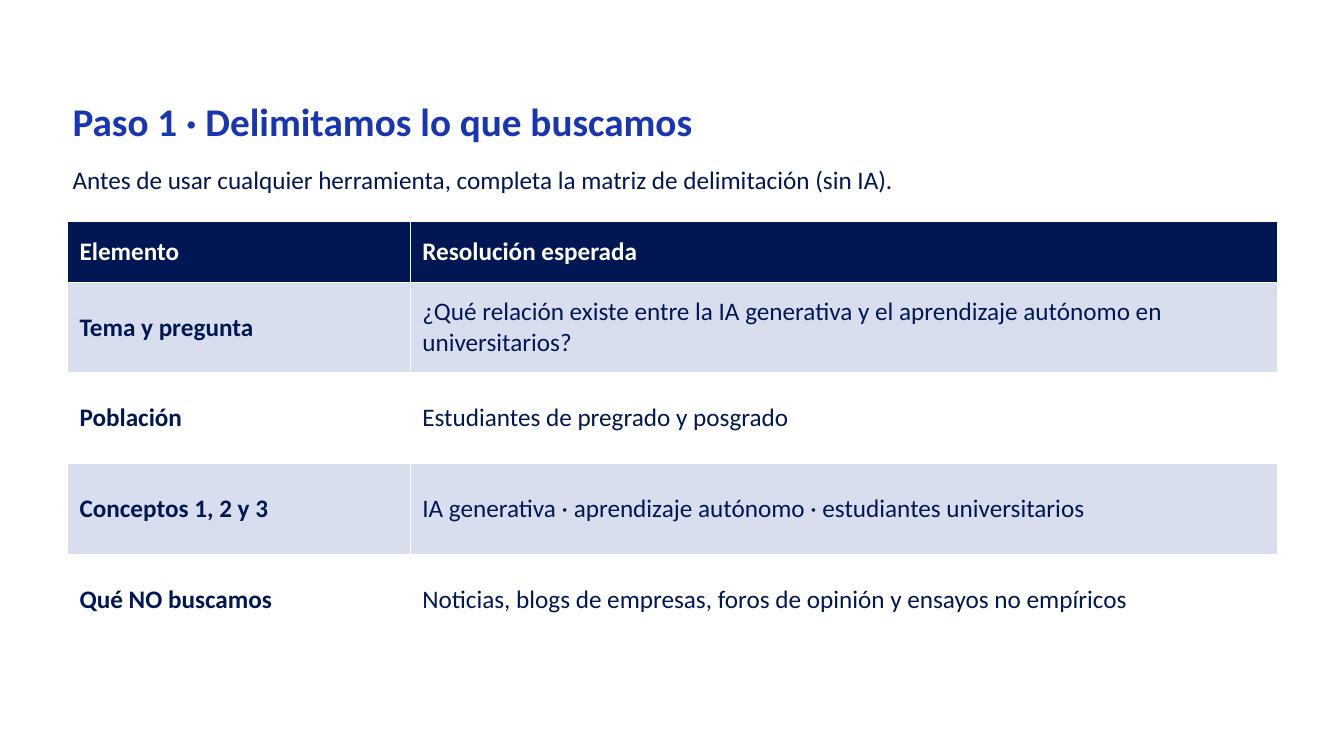
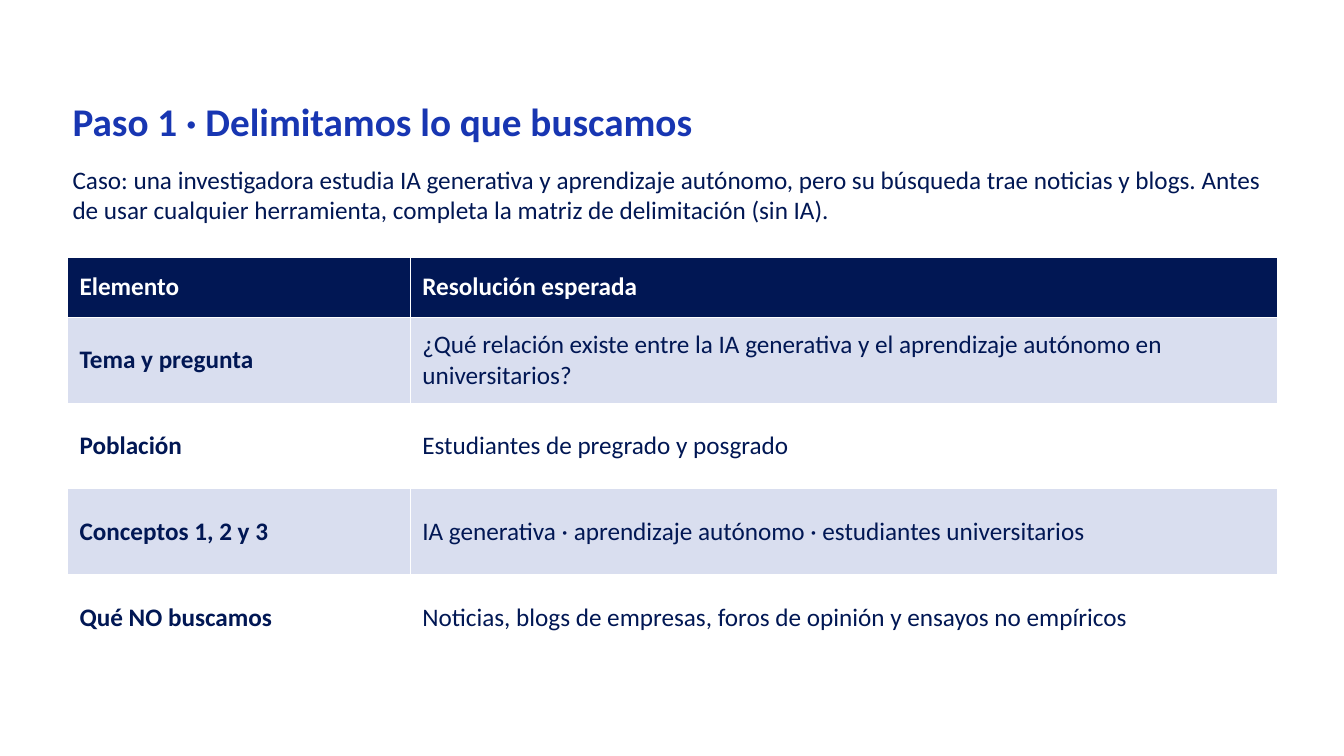
Before and after one commit to Rociosayan/analitica-empresarial-integrada, a slide deck: slide 19 of Sesion_04.pptx (slide 30 before the commit). Drawn at 1344x756 pixels with LibreOffice and Linux fonts; fonts in the diff are those of the drawing; background and template pictures are left out. Boxes give left, top, right and bottom in pixels: in the first picture for what was removed or moved away, otherwise in the second. Text is boxed around its words. In the diff, an @@ line names an element or a change of style, - is before the commit and + after.

```diff
--- a/Sesion_04.pptx
+++ b/Sesion_04.pptx
@@ text at [73, 171, 1260, 223]: text changed @@
-Antes de usar cualquier herramienta, completa la matriz de delimitación (sin IA).
+Caso: una investigadora estudia IA generativa y aprendizaje autónomo, pero su búsqueda trae noticias y blogs. Antes de usar cualquier herramienta, completa la matriz de delimitación (sin IA).
@@ table: place and size @@
-table at [68, 222, 1277, 645]
+table at [68, 257, 1277, 660]
```
Also in this commit, not shown: 2 other slides changed, 12 slides removed.
